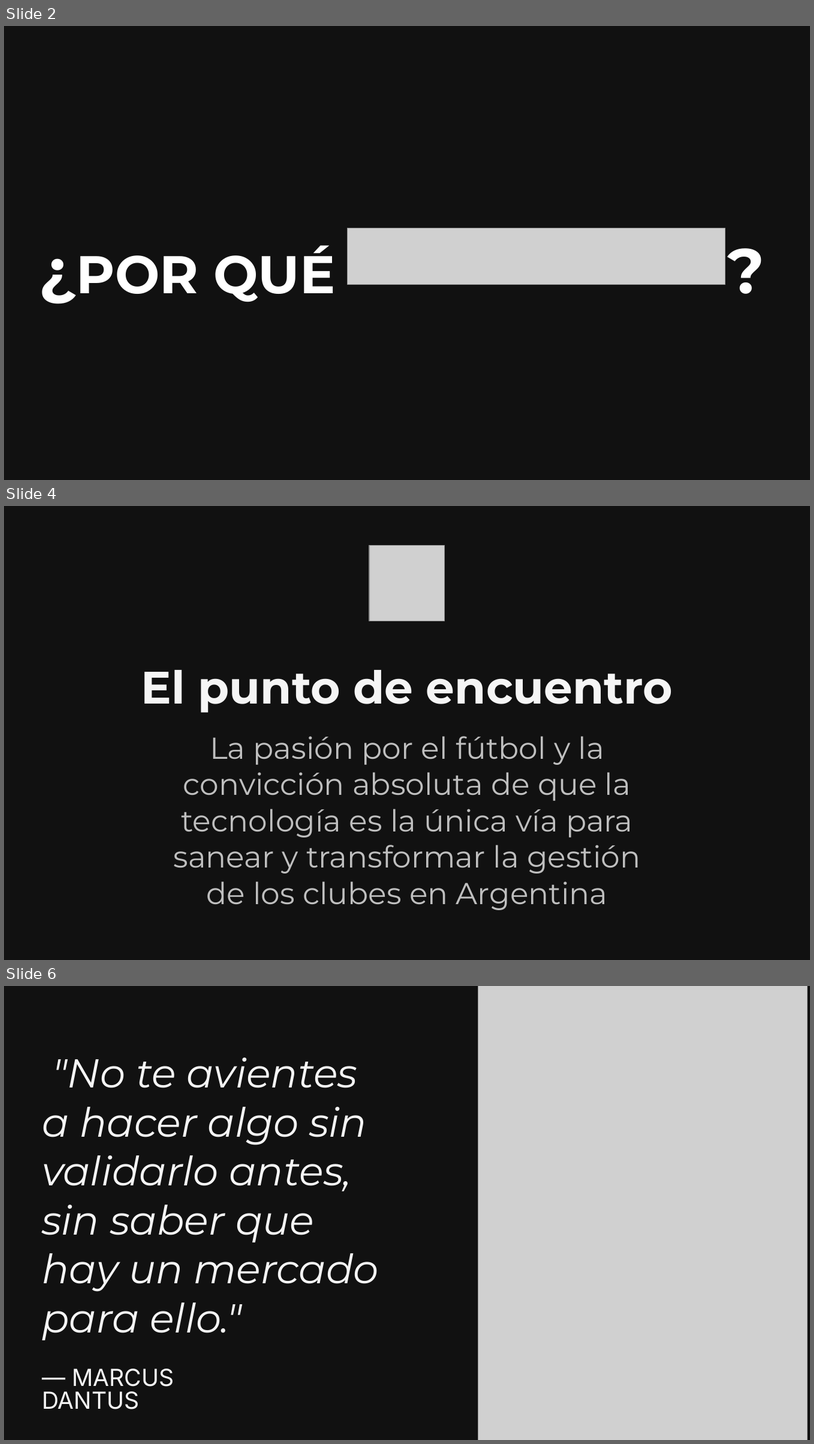
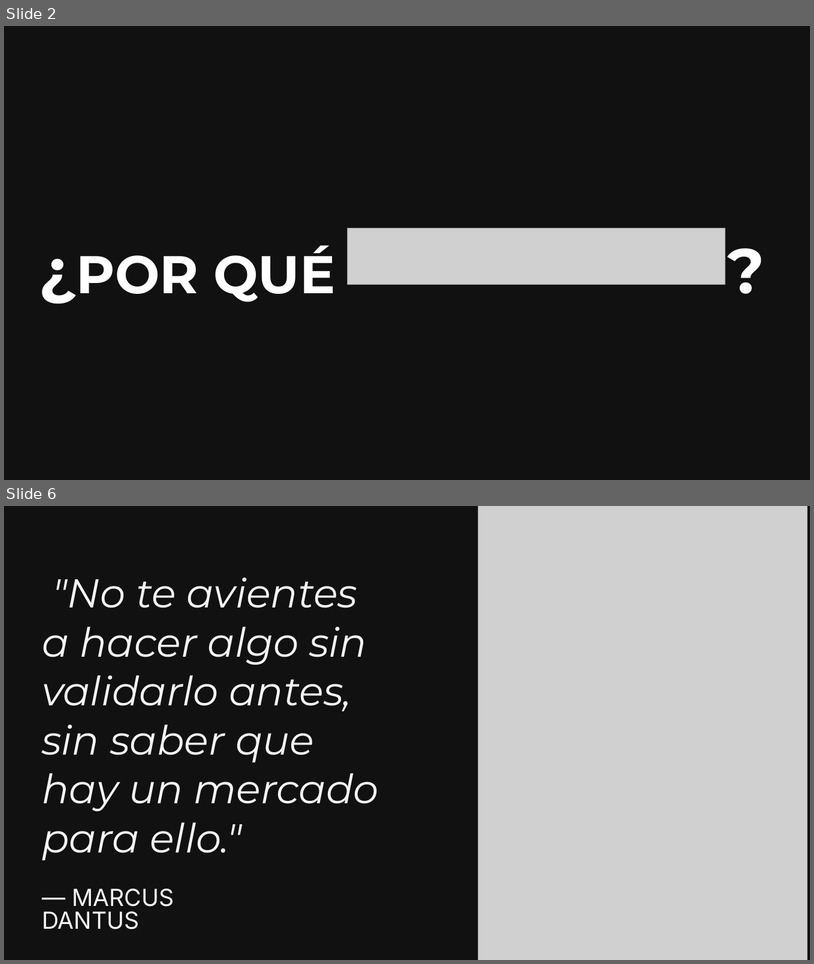
Before and after one commit to TrabajoProfesional-AGGZ/documentacion, a slide deck: entrega_final/defensa/Presentacion_SocioUnido.pptx. Shown one above the other, each under a label of ours: slides 2, 4 and 6 before the commit, slides 2 and 6 after it; the slides between them are not shown. The pictures are 814x1444 and 814x964 pixels, drawn with LibreOffice and Linux fonts; fonts in the diff are those of the drawing; grey boxes stand for pictures; background and template pictures are left out. Boxes give left, top, right and bottom in pixels: in the first picture for what was removed or moved away, otherwise in the second. Text is boxed around its words. In the diff, an @@ line names an element or a change of style, - is before the commit and + after.

```diff
--- a/entrega_final/defensa/Presentacion_SocioUnido.pptx
+++ b/entrega_final/defensa/Presentacion_SocioUnido.pptx
@@ slide 4 removed at [4,506,810,960], background picture (left out) @@
@@ picture removed at [369,546,445,621] @@
@@ text removed at [141,670,673,712] @@
-El punto de encuentro
@@ text removed at [173,736,641,910] @@
-La pasión por el fútbol y la convicción absoluta de que la tecnología es la única vía para sanear y transformar la gestión de los clubes en Argentina
```
Also in this commit, not shown: 8 slides changed, 4 slides added, 2 other slides removed, 2 other files.
